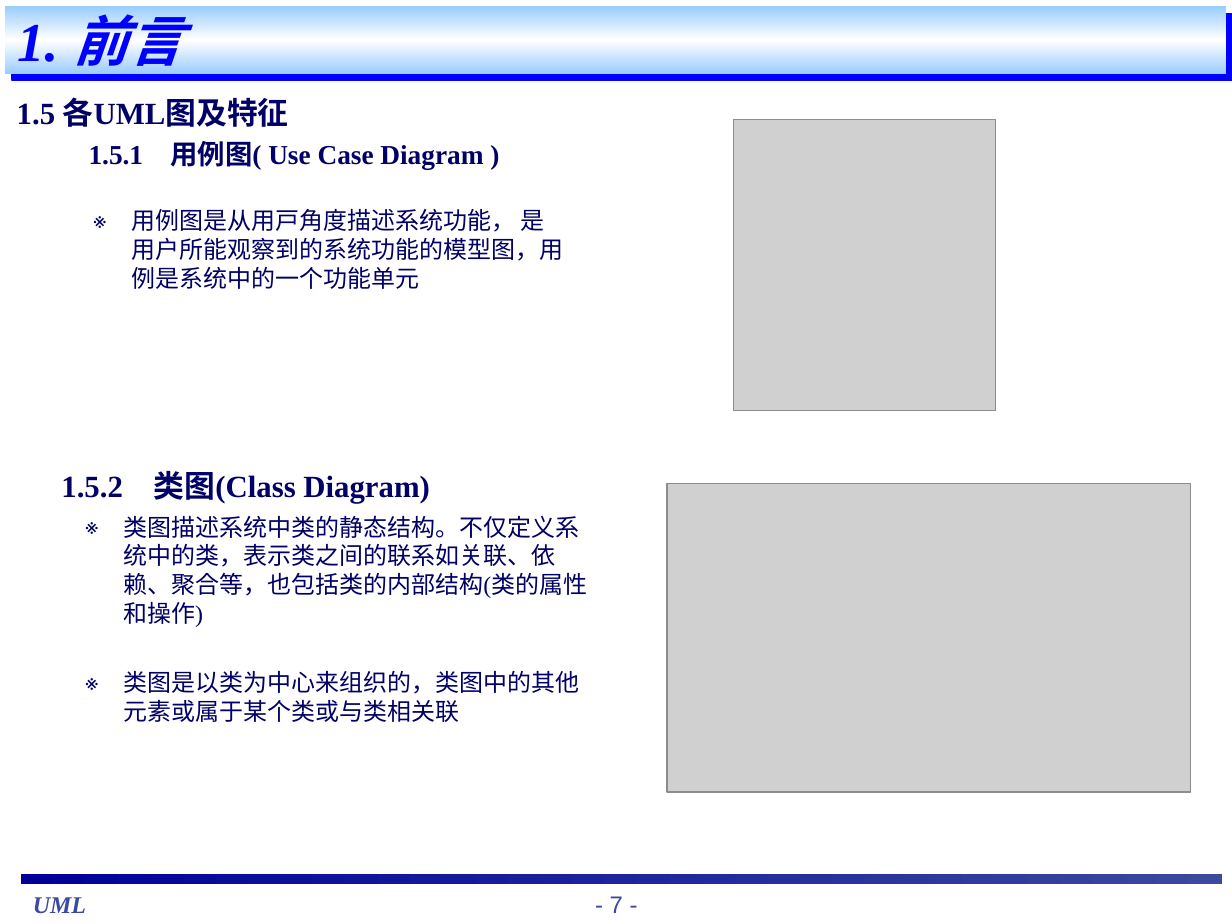
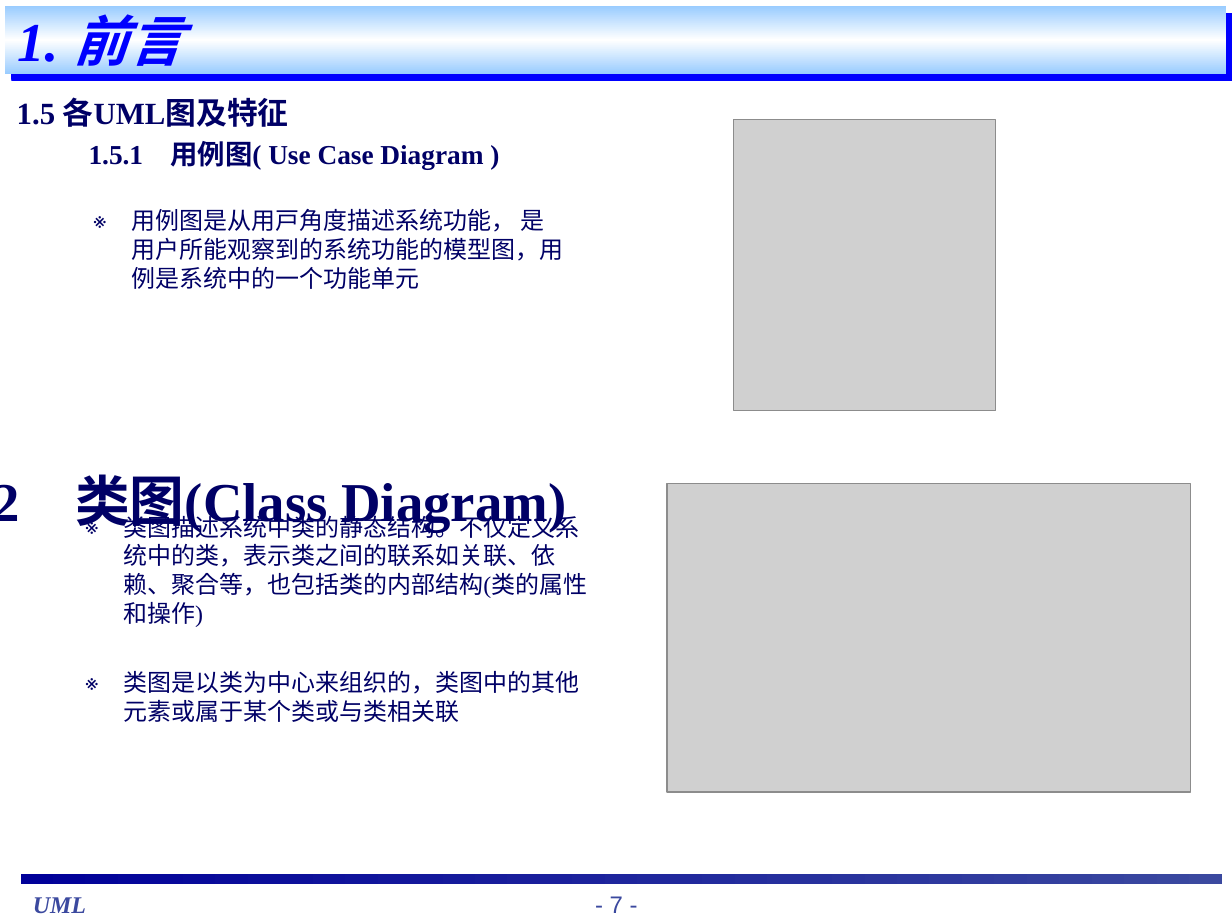
Before and after one commit to hfpf/Note, a slide deck: slide 7 of UML/staruml_教程.ppt. Drawn at 1232x924 pixels with LibreOffice and Linux fonts; fonts in the diff are those of the drawing; grey boxes stand for pictures. Boxes give left, top, right and bottom in pixels: in the first picture for what was removed or moved away, otherwise in the second. Text is boxed around its words. In the diff, an @@ line names an element or a change of style, - is before the commit and + after.

```diff
--- a/UML/staruml_教程.ppt
+++ b/UML/staruml_教程.ppt
@@ text "1.5.2 类图(Class Diagram)" moved from (x1=61, y1=471, x2=429, y2=504) to (x1=0, y1=474, x2=566, y2=535) @@
@@ text "1.5.2 类图(Class Diagram)" at (x1=0, y1=474, x2=566, y2=535): size 18 to 32 pt; bullet none to ✂; more space between paragraphs @@
@@ text "类图描述系统中类的静态结构。不仅定义系统中的类，表示类之间的联系如关联、依赖、聚合等，也包括类的内部结构(类的属性和操作 ..." rewrapped from (x1=123, y1=515, x2=587, y2=722) to (x1=123, y1=511, x2=587, y2=722) @@
```
Also in this commit, not shown: 45 other slides changed.
